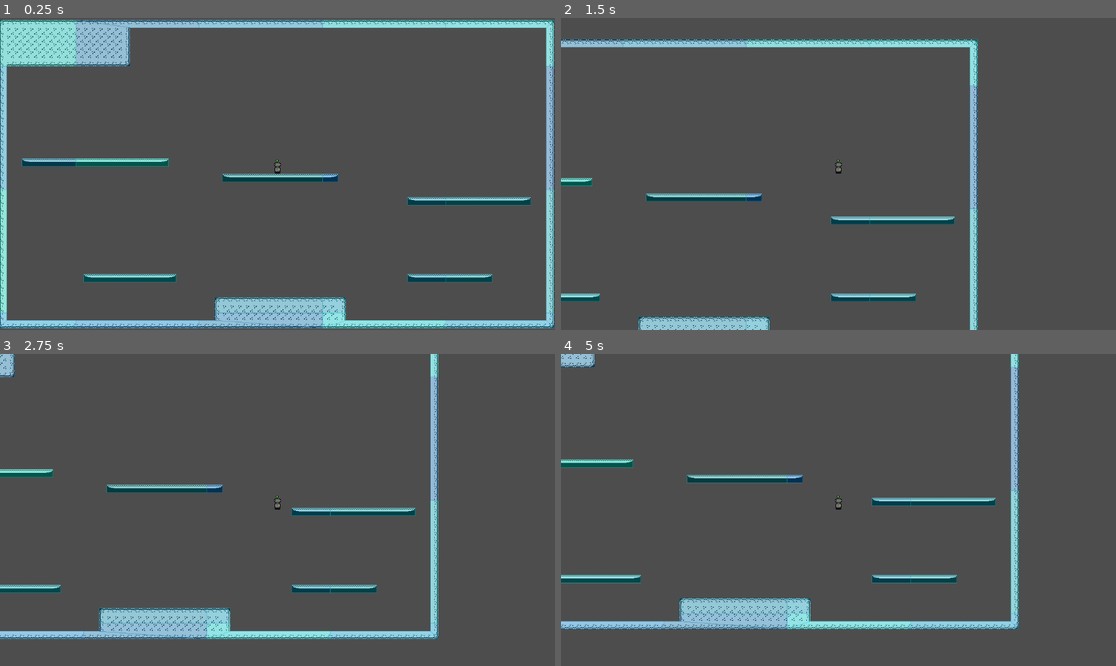
Above: before the commit, frames 1-4 (two rows, left to right).
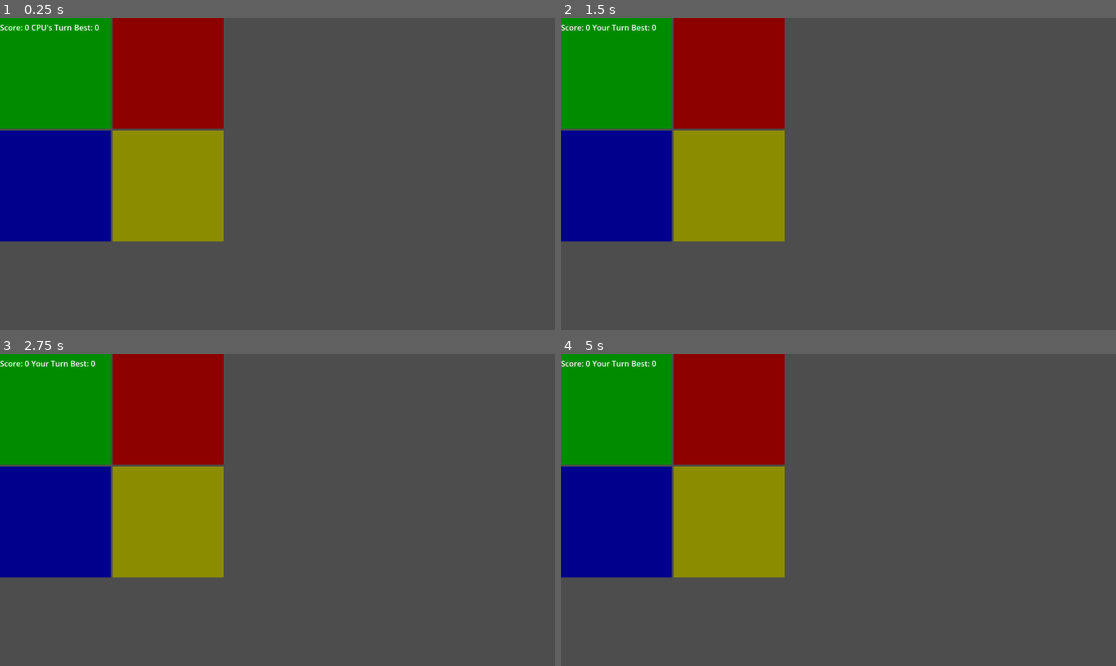
Above: after the commit, the same moments.

Repository: Eduardo-IV-Dotel/cahsi-ultimate-game-jam
Game: Godot game, scene res://scenes/level.tscn
Same seed, same stepped clock (60 frames per second), same inputs: the game is played once before the commit and once after it. Before the commit the project starts from res://scenes/areas/area_1.tscn.
Inputs (mouse positions are in pixels of both pictures, inside the frame that each line leads up to):
- Up to frame 1 (0.25 s): no input
- Up to frame 2 (1.5 s): move the mouse to (960, 158) at 0.52 s; hold D (right) from 0.53 s (still down); click (960, 158) at 0.67 s; tap Space (jump) at 0.77 s; move the mouse to (727, 189) at 1.27 s
- Up to frame 3 (2.75 s): tap Space (jump) at 1.52 s; move the mouse to (333, 441) at 2.02 s; release D (right) at 2.03 s; hold A (left) from 2.03 s (still down)
- Up to frame 4 (5 s): move the mouse to (810, 572) at 2.77 s; release A (left) at 2.78 s; hold D (right) 2.78-4.28 s; click (810, 572) at 2.92 s; tap Space (jump) at 3.02, 3.77, 4.52 s; tap Enter at 3.5 s; move the mouse to (1005, 556) at 3.52 s; move the mouse to (672, 463) at 4.27 s; hold A (left) from 4.28 s (still down)

The runs differ from the first frame. In frame 1, 38% of the frame differs, in the area x 0-100%, y 0-100%; in frame 2, 33%; in frame 3, 35%; in frame 4, 35%.

Commit message:
animations added

Diff:
--- a/project.godot
+++ b/project.godot
@@ -15,8 +15,8 @@
 [application]
 
 config/name="CAHSI Ultimate Game Jam"
-run/main_scene="uid://c0b60ptdjk7o"
-config/features=PackedStringArray("4.5", "Forward Plus")
+run/main_scene="uid://cyr1ajjnmsibn"
+config/features=PackedStringArray("4.6", "Forward Plus")
 config/icon="res://icon.svg"
 
 [input]
--- a/scenes/player.tscn
+++ b/scenes/player.tscn
@@ -1,36 +1,114 @@
-[gd_scene load_steps=6 format=3 uid="uid://c6tbujs1sbyh2"]
+[gd_scene format=3 uid="uid://c6tbujs1sbyh2"]
 
-[ext_resource type="Texture2D" uid="uid://nln2y0ro7l08" path="res://sprite_sheet_1.png" id="1_3vyb7"]
 [ext_resource type="Script" uid="uid://bxfip7lsuhfqb" path="res://scripts/player_control.gd" id="1_g2els"]
+[ext_resource type="Texture2D" uid="uid://b5022481o2566" path="res://sprite/robot_bluetooth_1.png" id="2_g2els"]
 
 [sub_resource type="CapsuleShape2D" id="CapsuleShape2D_g2els"]
 
+[sub_resource type="Animation" id="Animation_qhqgy"]
+length = 0.001
+tracks/0/type = "value"
+tracks/0/imported = false
+tracks/0/enabled = true
+tracks/0/path = NodePath("Sprite2D:region_rect")
+tracks/0/interp = 1
+tracks/0/loop_wrap = true
+tracks/0/keys = {
+"times": PackedFloat32Array(0),
+"transitions": PackedFloat32Array(1),
+"update": 0,
+"values": [Rect2(0, 256, 32, 32)]
+}
+
+[sub_resource type="Animation" id="Animation_dqkch"]
+resource_name = "death"
+step = 2.0
+tracks/0/type = "value"
+tracks/0/imported = false
+tracks/0/enabled = true
+tracks/0/path = NodePath("Sprite2D:region_rect")
+tracks/0/interp = 0
+tracks/0/loop_wrap = true
+tracks/0/keys = {
+"times": PackedFloat32Array(0),
+"transitions": PackedFloat32Array(1),
+"update": 0,
+"values": [Rect2(0, 352, 32, 32)]
+}
+
 [sub_resource type="Animation" id="Animation_g2els"]
 resource_name = "idle"
-step = 0.5
+length = 2.0
+step = 2.0
+tracks/0/type = "value"
+tracks/0/imported = false
+tracks/0/enabled = true
+tracks/0/path = NodePath("Sprite2D:region_rect")
+tracks/0/interp = 1
+tracks/0/loop_wrap = true
+tracks/0/keys = {
+"times": PackedFloat32Array(0, 0.20131668, 0.63750285, 1.0462368, 1.604433, 1.9247096),
+"transitions": PackedFloat32Array(1, 1, 1, 1, 1, 1),
+"update": 0,
+"values": [Rect2(0, 256, 32, 32), Rect2(0, 256, 32, 32), Rect2(0, 256, 32, 32), Rect2(0, 256, 32, 32), Rect2(0, 256, 32, 32), Rect2(0, 256, 32, 32)]
+}
+
+[sub_resource type="Animation" id="Animation_qlg0r"]
+resource_name = "left"
+step = 2.0
+tracks/0/type = "value"
+tracks/0/imported = false
+tracks/0/enabled = true
+tracks/0/path = NodePath("Sprite2D:region_rect")
+tracks/0/interp = 0
+tracks/0/loop_wrap = true
+tracks/0/keys = {
+"times": PackedFloat32Array(0, 0.25012073, 0.5, 0.75, 1),
+"transitions": PackedFloat32Array(1, 1, 1, 1, 1),
+"update": 0,
+"values": [Rect2(0, 128, 32, 32), Rect2(32, 128, 32, 32), Rect2(64, 128, 32, 32), Rect2(96, 128, 32, 32), Rect2(0, 128, 32, 32)]
+}
+
+[sub_resource type="Animation" id="Animation_tuyoq"]
+resource_name = "right"
+step = 2.0
+tracks/0/type = "value"
+tracks/0/imported = false
+tracks/0/enabled = true
+tracks/0/path = NodePath("Sprite2D:region_rect")
+tracks/0/interp = 0
+tracks/0/loop_wrap = true
+tracks/0/keys = {
+"times": PackedFloat32Array(0, 0.25, 0.5, 0.75, 1),
+"transitions": PackedFloat32Array(1, 1, 1, 1, 1),
+"update": 0,
+"values": [Rect2(0, 0, 32, 32), Rect2(32, 0, 32, 32), Rect2(64, 0, 32, 32), Rect2(96, 0, 32, 32), Rect2(0, 0, 32, 32)]
+}
 
 [sub_resource type="AnimationLibrary" id="AnimationLibrary_qhqgy"]
 _data = {
-&"idle": SubResource("Animation_g2els")
+&"RESET": SubResource("Animation_qhqgy"),
+&"death": SubResource("Animation_dqkch"),
+&"idle": SubResource("Animation_g2els"),
+&"left": SubResource("Animation_qlg0r"),
+&"right": SubResource("Animation_tuyoq")
 }
 
-[node name="player" type="CharacterBody2D"]
+[node name="player" type="CharacterBody2D" unique_id=1377064126]
 script = ExtResource("1_g2els")
 
-[node name="CollisionShape2D" type="CollisionShape2D" parent="."]
+[node name="CollisionShape2D" type="CollisionShape2D" parent="." unique_id=1820738323]
 position = Vector2(0, -15)
 scale = Vector2(0.72000027, 1)
 shape = SubResource("CapsuleShape2D_g2els")
 
-[node name="Camera2D" type="Camera2D" parent="."]
+[node name="Camera2D" type="Camera2D" parent="." unique_id=1091487405]
 
-[node name="Sprite2D" type="Sprite2D" parent="."]
+[node name="Sprite2D" type="Sprite2D" parent="." unique_id=1204078581]
 position = Vector2(0, -16)
-texture = ExtResource("1_3vyb7")
+texture = ExtResource("2_g2els")
 region_enabled = true
-region_rect = Rect2(32, 0, 32, 32)
+region_rect = Rect2(0, 256, 32, 32)
 
-[node name="AnimationPlayer" type="AnimationPlayer" parent="."]
-libraries = {
-&"": SubResource("AnimationLibrary_qhqgy")
-}
+[node name="AnimationPlayer" type="AnimationPlayer" parent="." unique_id=244798364]
+libraries/ = SubResource("AnimationLibrary_qhqgy")
--- a/scripts/player_control.gd
+++ b/scripts/player_control.gd
@@ -3,6 +3,10 @@
 
 const SPEED = 300.0
 const JUMP_VELOCITY = -400.0
+var battery := 100.0
+var max_battery := 100.0
+var drain_rate := 10.0
+var recharge_rate := 5.0
 
 
 func _physics_process(delta: float) -> void:
@@ -21,5 +25,6 @@
 		velocity.x = direction * SPEED
 	else:
 		velocity.x = move_toward(velocity.x, 0, SPEED)
-
+	batery -= drain_rate * delta
+	battery = clamp(battery, 0, max_battery)
 	move_and_slide()
Binary file added: sprite/robot_bluetooth_1.png
Not shown, added: sprite/robot_bluetooth_1.png.import
